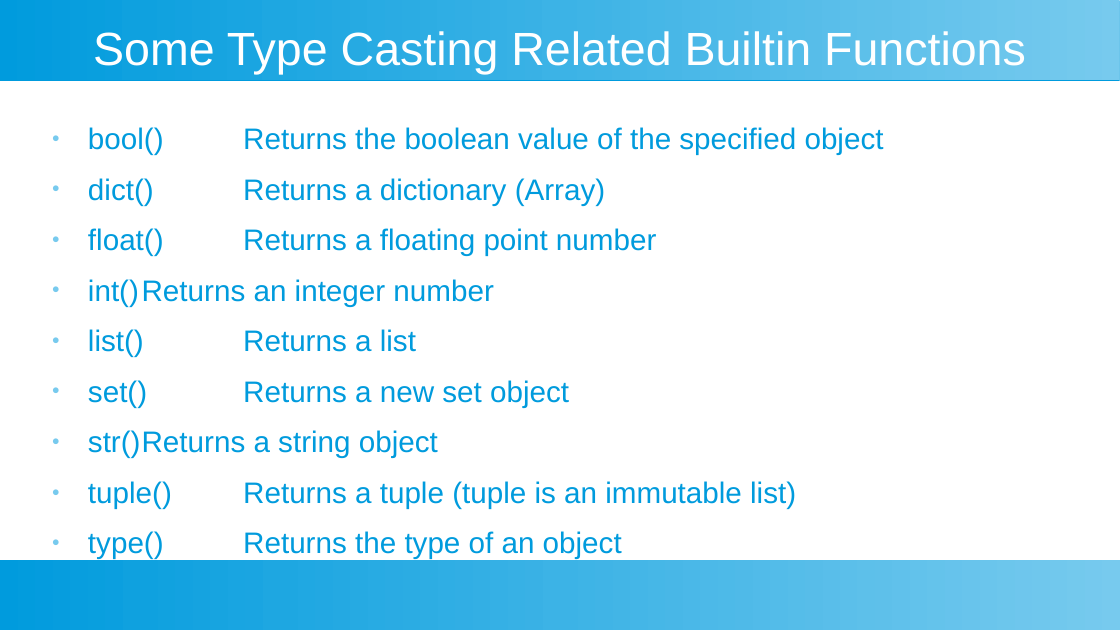
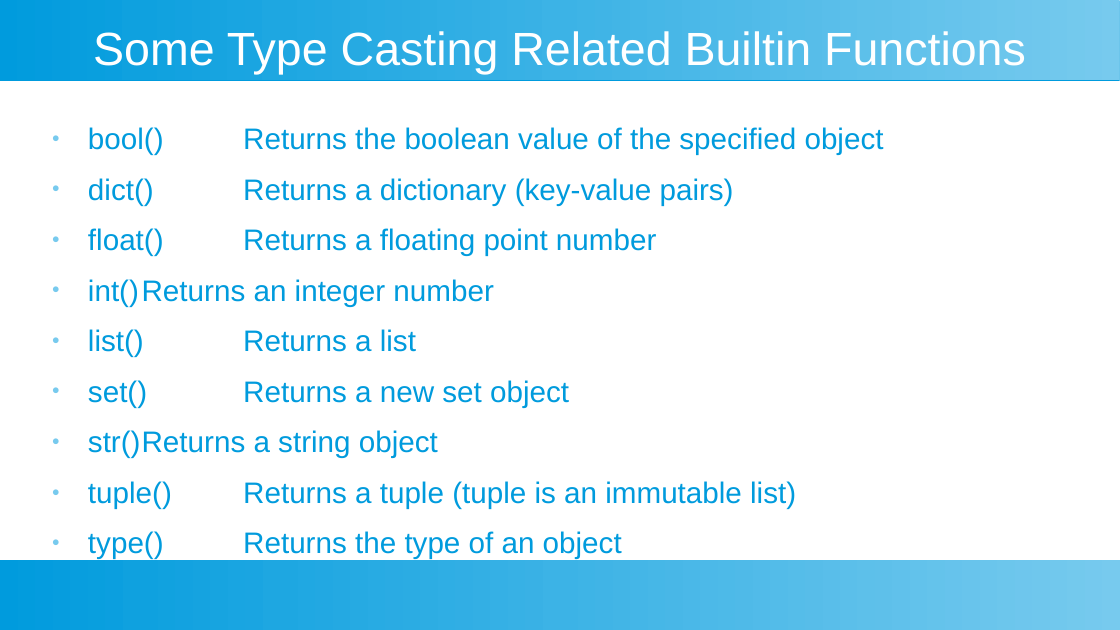
Before and after one commit to ashishjain1547/public_lessons_in_python, a slide deck: slide 5 of Ch 1 - Python's built-in functions/Python's builtin functions.odp (slide 4 before the commit). Drawn at 1120x630 pixels with LibreOffice and Linux fonts; fonts in the diff are those of the drawing. Boxes give left, top, right and bottom in pixels: in the first picture for what was removed or moved away, otherwise in the second. Text is boxed around its words. In the diff, an @@ line names an element or a change of style, - is before the commit and + after.

```diff
--- a/Ch 1 - Python's built-in functions/Python's builtin functions.odp
+++ b/Ch 1 - Python's built-in functions/Python's builtin functions.odp
@@ text at (88,178,734,205): text changed @@
-● dict() Returns a dictionary (Array)
+● dict() Returns a dictionary (key-value pairs)
```
Also in this commit, not shown: 1 slide added, 16 other files.
